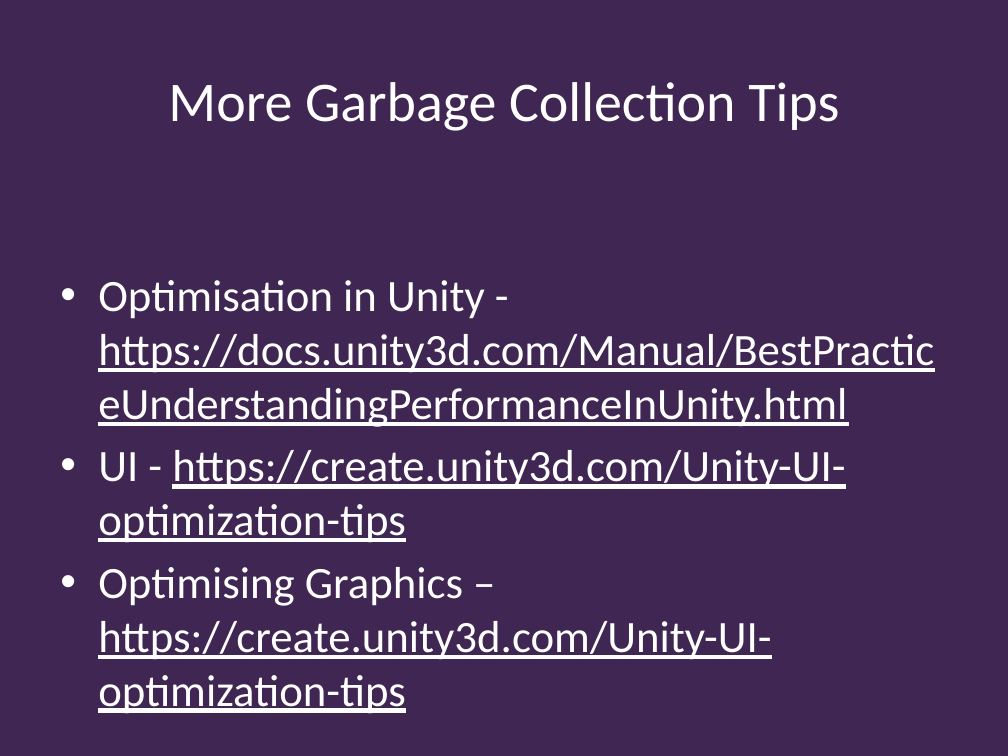
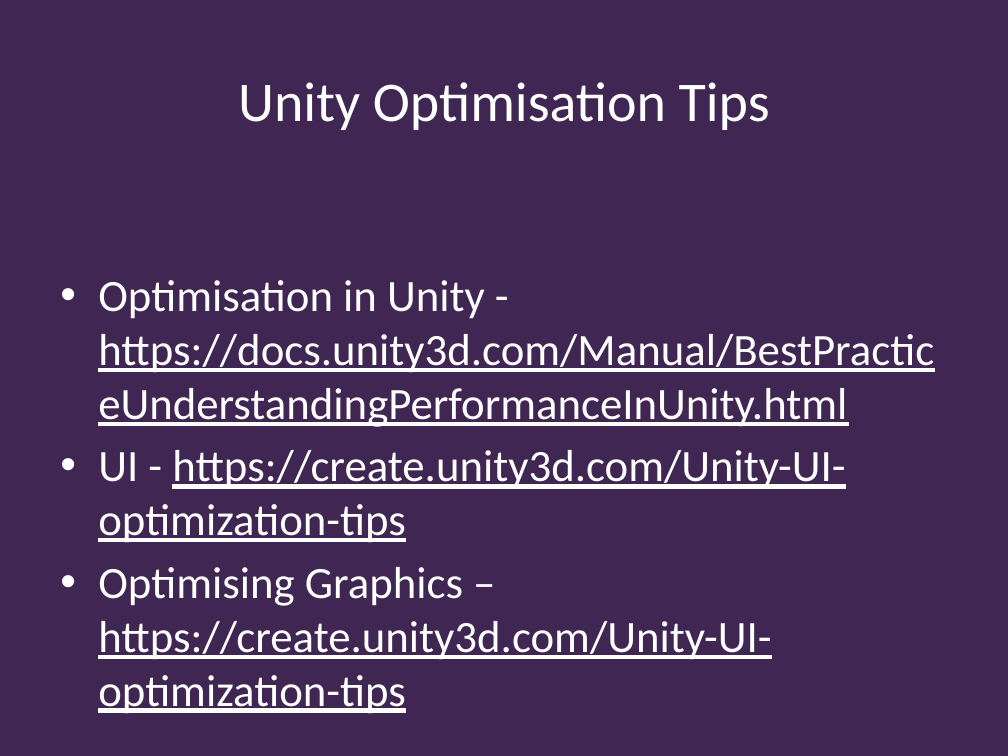
Before and after one commit to Falmouth-Games-Academy/bsc-course-materials, a slide deck: slide 24 of COMP140/08/2019-20-COMP140-08-lecture.pptx. Drawn at 1008x756 pixels with LibreOffice and Linux fonts; fonts in the diff are those of the drawing; background and template pictures are left out. Boxes give left, top, right and bottom in pixels: in the first picture for what was removed or moved away, otherwise in the second. Text is boxed around its words. In the diff, an @@ line names an element or a change of style, - is before the commit and + after.

```diff
--- a/COMP140/08/2019-20-COMP140-08-lecture.pptx
+++ b/COMP140/08/2019-20-COMP140-08-lecture.pptx
@@ title at (x1=238, y1=82, x2=770, y2=130): text changed @@
-More Garbage Collection Tips
+Unity Optimisation Tips
```
Also in this commit, not shown: 1 other slide changed, 1 slide added, 1 slide removed, 1 other file.
